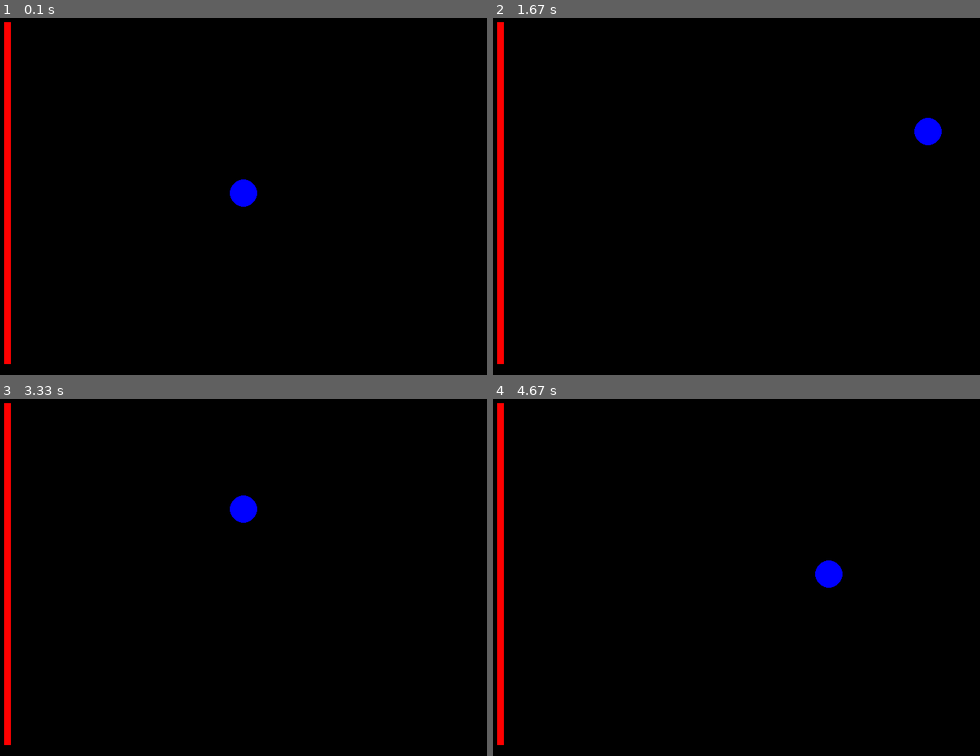
Above: before the commit, frames 1-4 (two rows, left to right).
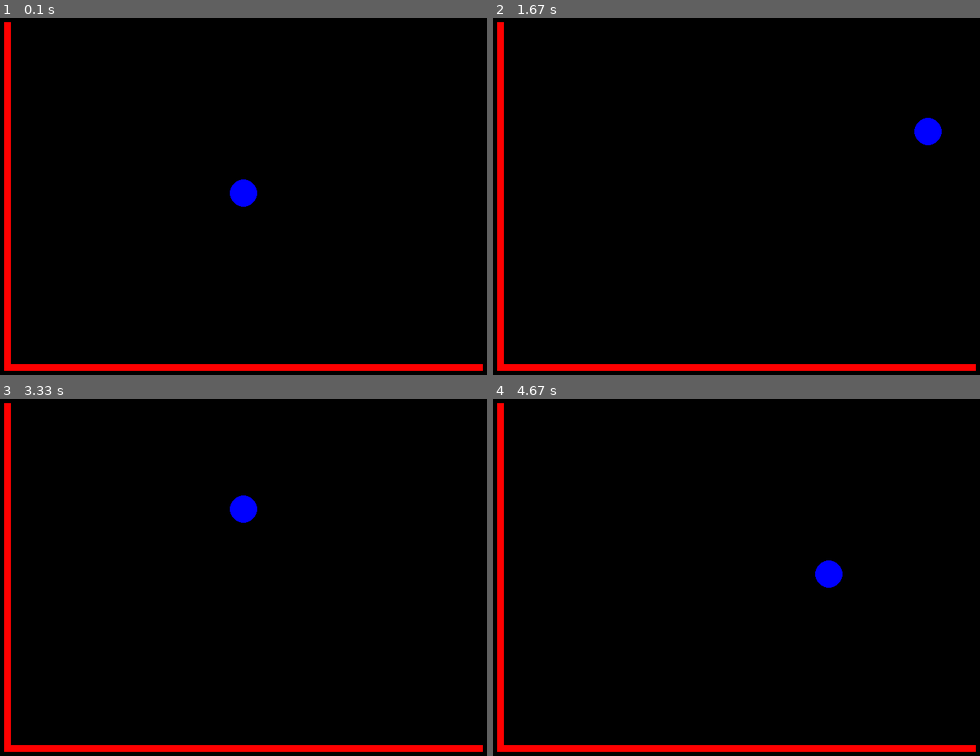
Above: after the commit, the same moments.

Repository: zhoubw/hackers-and-slashers
Game: pygame game, started from vonsfolder/pygame_demo_von.py
Two runs of this game, one before a commit and one after it. Both use one fixed random seed, a clock stepped at 60 frames per second and the inputs below. The source is Python 2; it was converted automatically to run under Python 3.
Inputs:
- Up to frame 1 (0.1 s): no input
- Up to frame 2 (1.67 s): hold Right 0.33-0.8 s; hold Up 0.83-1.13 s; hold Right 1.17-1.63 s
- Up to frame 3 (3.33 s): hold Left 1.67-2.2 s; hold Down 2.23-2.53 s; hold Left 2.57-2.97 s; hold Up from 3 s (still down)
- Up to frame 4 (4.67 s): release Up at 3.37 s; hold Right 3.4-4.03 s; hold Down 4.07-4.43 s; hold Left from 4.47 s (still down)

The runs differ from the first frame. In frame 1, 1.9% of the frame differs, in the area x 0-100%, y 96-99%; in frame 2, 1.9%; in frame 3, 1.9%; in frame 4, 1.9%.

Commit message:
4 walls
I created the other walls, but the player can still pass through them.

Diff:
--- a/vonsfolder/pygame_demo_von.py
+++ b/vonsfolder/pygame_demo_von.py
@@ -25,8 +25,11 @@
         self.width = 100
         self.length = 200
     def draw(self):
-        # pygame.draw.rect(screen, color, (x,y,width,height), thickness)
-        pygame.draw.rect(window,(255,0,0),(50,50,10,500), 10)
+        #pygame.draw.rect(screen, color, (x,y,width,height), thickness)
+        pygame.draw.rect(window,(255,0,0), (50,50,10,500), 10) # left wall - down
+        pygame.draw.rect(window, (255,0,0), (750,50,-700,10), 10) # up wall - left
+        pygame.draw.rect(window,(255,0,0), (750,550,10,-500), 10) # right wall - up
+        pygame.draw.rect(window, (255,0,0), (50,550,700,10), 10) # down wall - right
 class Player:
     def __init__(self):
         self.pos = [400,300]
